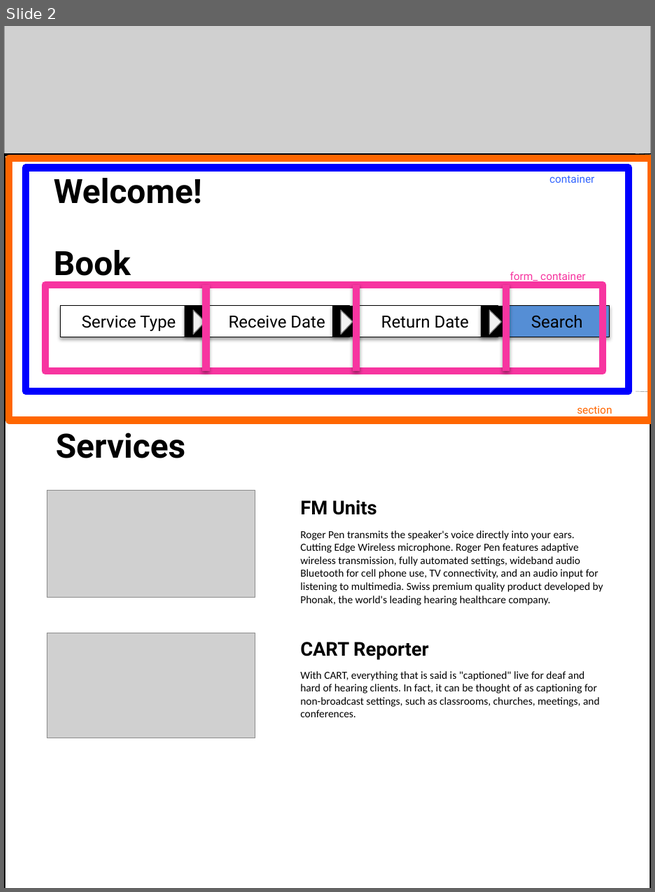
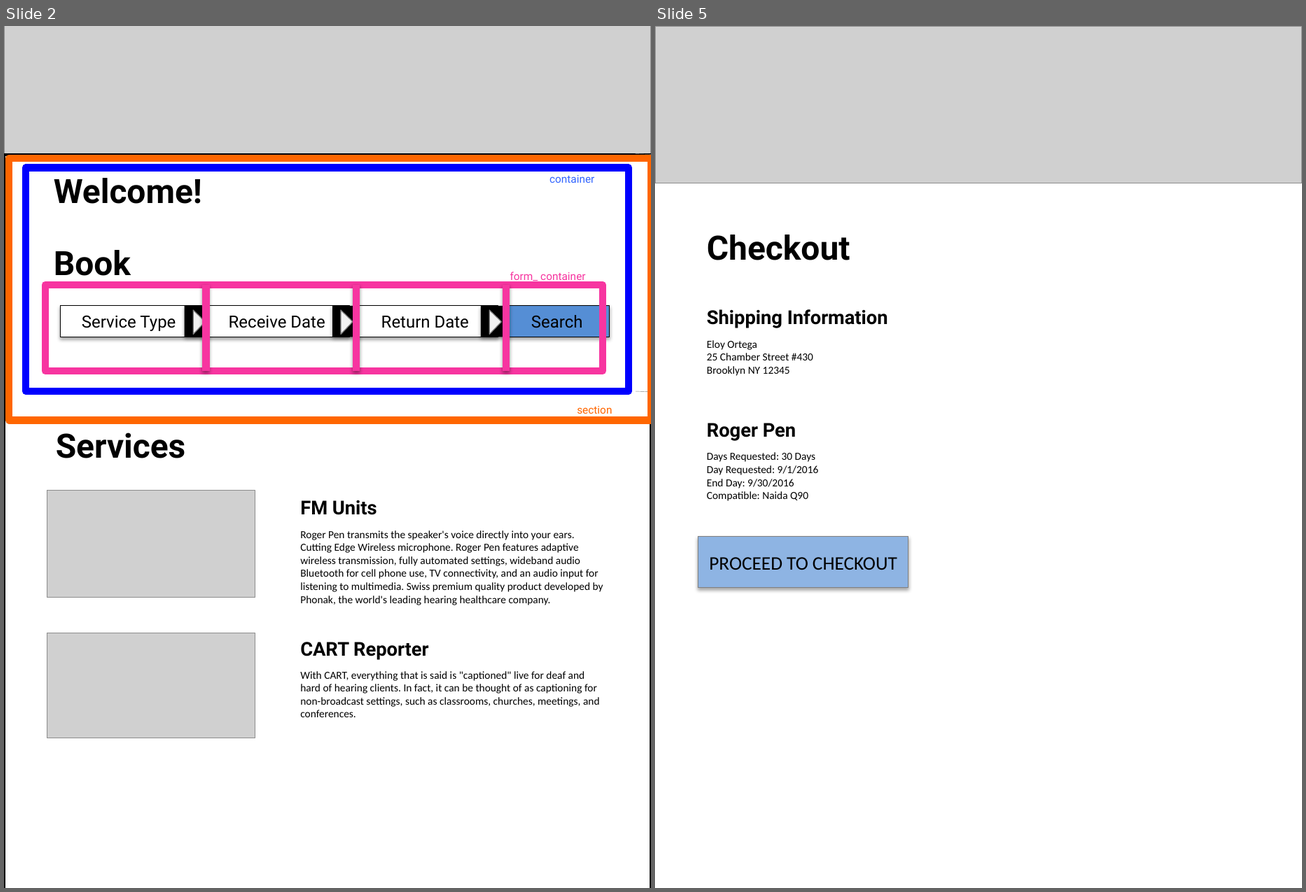
Before and after one commit to MariellaPaulino/2016, a slide deck: Homework5/CodingVisual.pptx. Shown side by side, each under a label of ours: slide 2 before the commit, slides 2 and 5 after it; the slides between them are not shown. The pictures are 655x892 and 1306x892 pixels, drawn with LibreOffice and Linux fonts; fonts in the diff are those of the drawing; grey boxes stand for pictures. Boxes give left, top, right and bottom in pixels: in the first picture for what was removed or moved away, otherwise in the second. Text is boxed around its words. In the diff, an @@ line names an element or a change of style, - is before the commit and + after.

```diff
--- a/Homework5/CodingVisual.pptx
+++ b/Homework5/CodingVisual.pptx
@@ slide 5 added at <box>655,26,1302,888</box>, background #FFFFFF @@
@@ picture added at <box>655,26,1302,183</box> @@
@@ text added at <box>707,235,850,260</box>, 28 pt, text #000000, bold @@
+Checkout
@@ text added at <box>707,310,888,328</box>, 16 pt, text #000000, bold @@
+Shipping Information
@@ text added at <box>707,340,813,376</box>, 9 pt, text #000000 @@
+Eloy Ortega
+25 Chamber Street #430
+Brooklyn NY 12345
@@ text added at <box>707,423,796,441</box>, 16 pt, text #000000, bold @@
+Roger Pen
@@ text added at <box>707,452,819,501</box>, 9 pt, text #000000 @@
+Days Requested: 30 Days
+Day Requested: 9/1/2016
+End Day: 9/30/2016
+Compatible: Naida Q90
@@ rectangle added at <box>698,536,908,588</box>, fill #8EB4E3, outline #7F7F7F 0.75 pt, 16 pt, text #000000 @@
+PROCEED TO CHECKOUT
```
Also in this commit, not shown: 6 other slides added, 4 other files.
